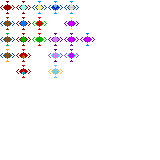
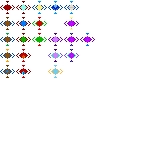
The second 160×160 image is a revision of the first. Changes to its layers:
added group "DigVein" with 4 layers in group "Alteration" over [0, 65, 15, 78]
added layer "Layer 3" (15th of 22, in "Alteration" › "DigVein") in group "DigVein" over [6, 65, 9, 78]
added layer "Layer 1" (15th of 22, in "Alteration" › "DigVein") in group "DigVein" over [0, 69, 15, 74]
added layer "Layer 2" (15th of 22, in "Alteration" › "DigVein") in group "DigVein" over [4, 68, 11, 75]
